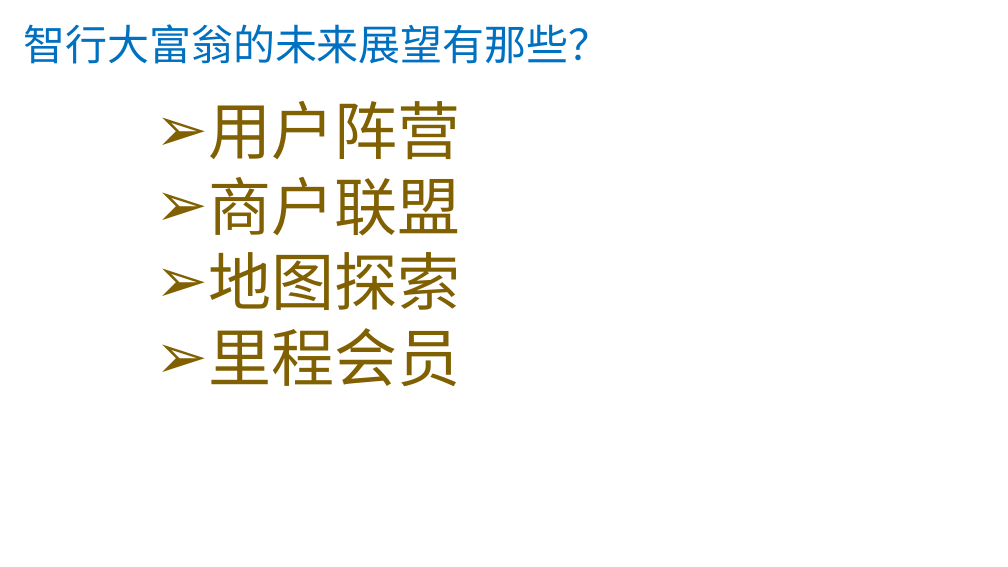
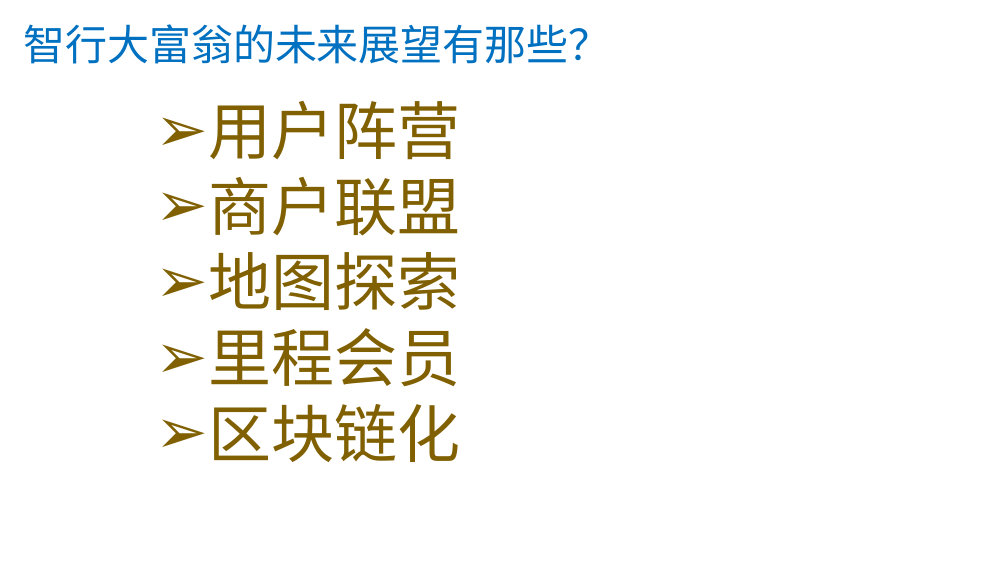
Before and after one commit to 70659361/VMonopoly, a slide deck: slide 9 of XMonopoly.pptx. Drawn at 1008x567 pixels with LibreOffice and Linux fonts; fonts in the diff are those of the drawing. Boxes give left, top, right and bottom in pixels: in the first picture for what was removed or moved away, otherwise in the second. Text is boxed around its words. In the diff, an @@ line names an element or a change of style, - is before the commit and + after.

```diff
--- a/XMonopoly.pptx
+++ b/XMonopoly.pptx
@@ text at bbox=[208, 404, 460, 462]: paragraph added @@
+➢ 区块链化
```
Also in this commit, not shown: 8 other slides changed.
